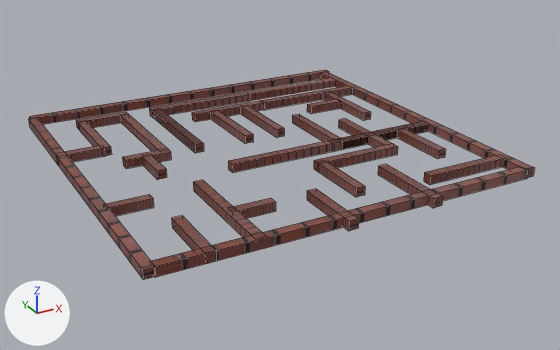
The Blender file Blender/maze1.blend as it was, and as the next commit left it.
One viewpoint serves both versions: a 50 mm camera at (-20.6, -35.2, 15.8) aimed at (-1.8, -1.0, -1.4). The lights are fixed; the arrows at lower left show +X, +Y and +Z. Mesh edges are drawn as thin lines on the coarser meshes.
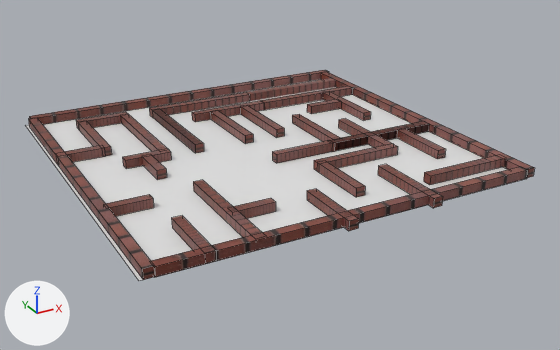
Boxes (x1, y1, x2, y2) around the edits, measured in the pictures (560 x 350 px):
'Plane', added
    after: (26, 79, 508, 281)
'Cube.018', moved, rescaled (44% narrower, 34% shorter)
    before: (228, 139, 342, 173)
    after: (272, 141, 335, 163)

What changed in the scene script:
```text
Add mat_grass:
    mat_grass = principled_material('Grass')
    mat_grass.base_color = (0.8, 0.8, 0.8)  # white #e7e7e7
Add me_plane:
    me_plane.from_pydata([(-1.0, -1.0, 0.0), (1.0, -1.0, 0.0), (-1.0, 1.0, 0.0), (1.0, 1.0, 0.0)], [], [(0, 1, 3, 2)])
    me_plane.materials.append(mat_grass)  # its picture is missing
Change ob_cube_018:
    ob_cube_018.location: (-1.84, -7.91, 0.12) -> (-0.83, -7.91, 0.12)
    ob_cube_018.scale: (1.0, 0.24, 0.544) -> (1.0, -0.13, 0.544)
Add ob_plane:
    ob_plane = bpy.data.objects.new('Plane', me_plane)
    ob_plane.location = (-2.65, 0.29, -0.15)
    ob_plane.scale = (10.2, 10.1, 1.0)
```
